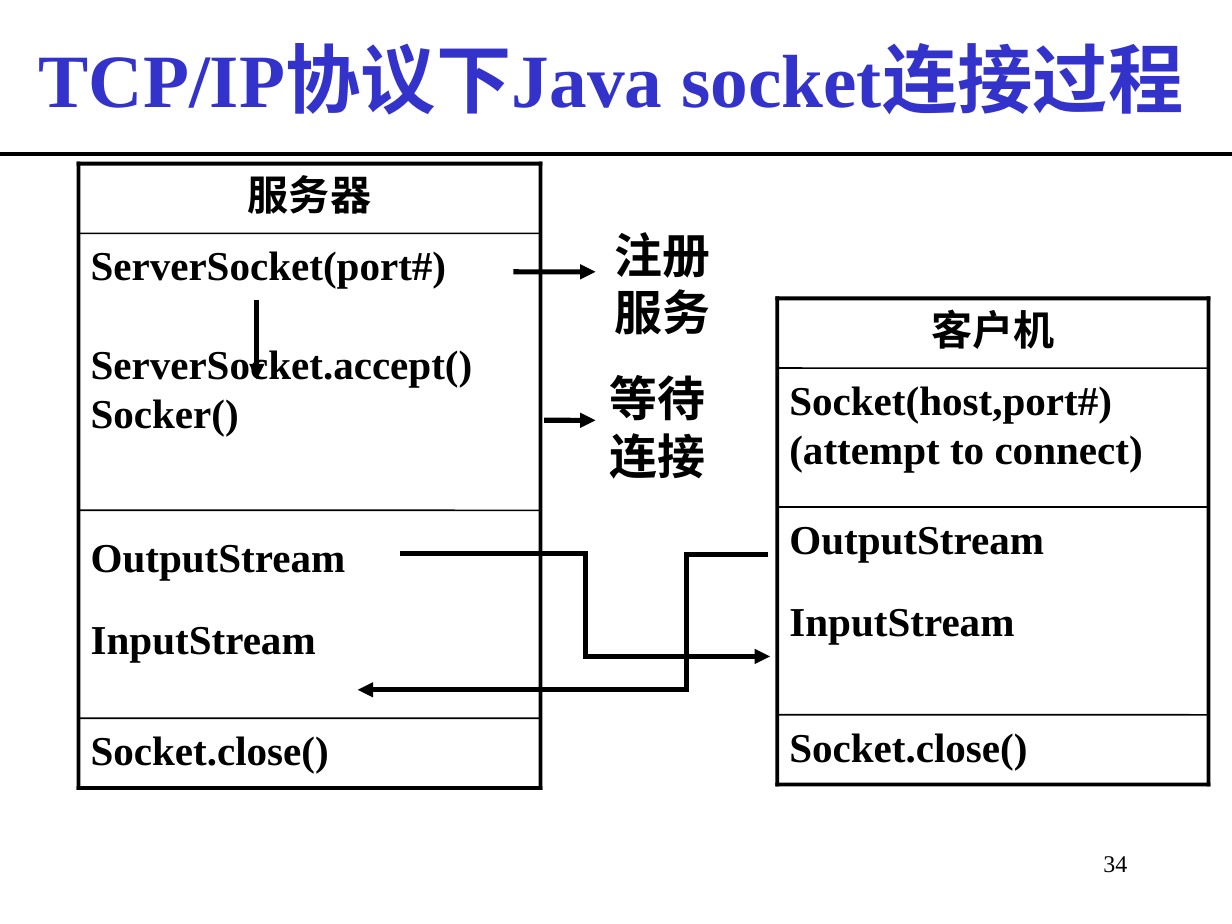
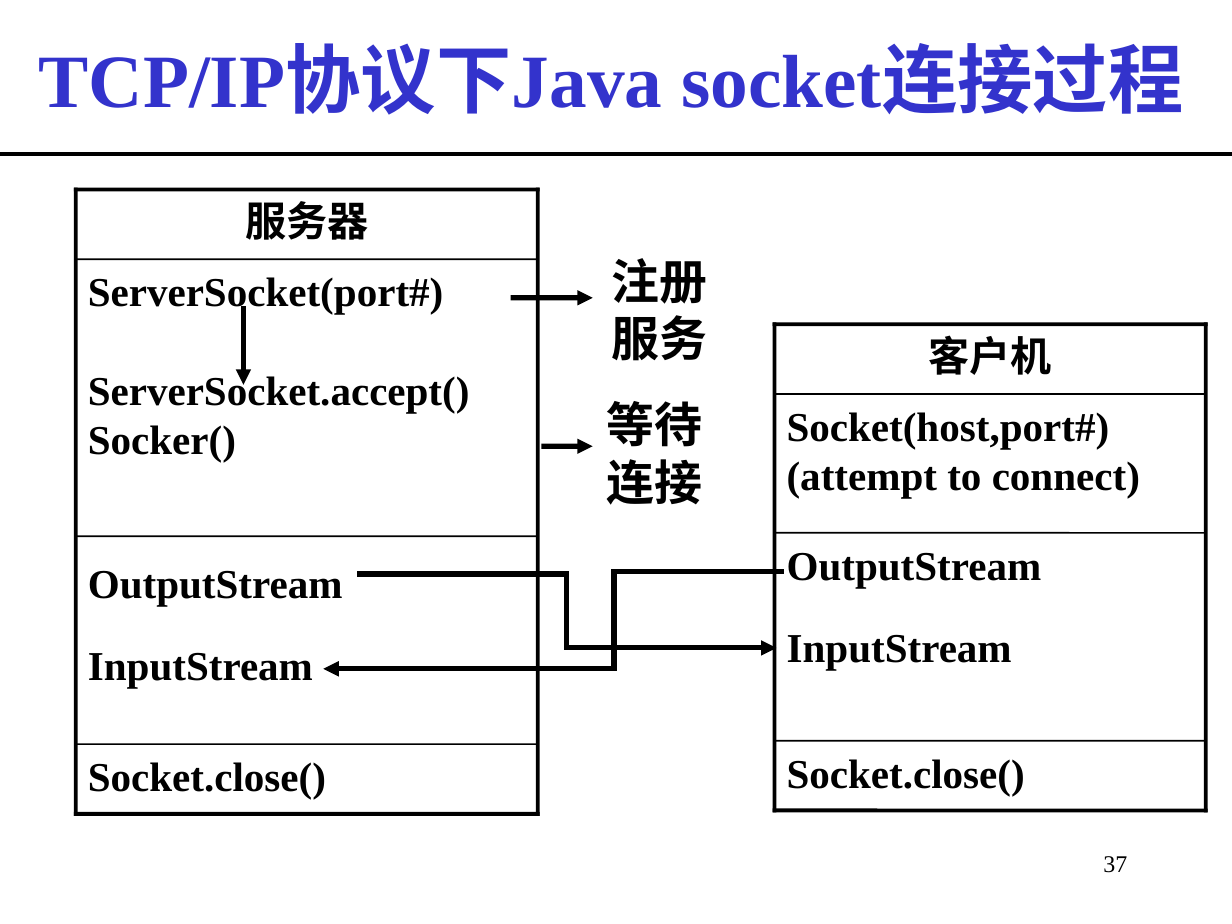
Before and after one commit to imwyw/Java, a slide deck: slide 37 of PPT/javaCh10_网络编程.ppt (slide 34 before the commit). Drawn at 1232x924 pixels with LibreOffice and Linux fonts; fonts in the diff are those of the drawing. Boxes give left, top, right and bottom in pixels: in the first picture for what was removed or moved away, otherwise in the second. Text is boxed around its words. In the diff, an @@ line names an element or a change of style, - is before the commit and + after.

```diff
--- a/PPT/javaCh10_网络编程.ppt
+++ b/PPT/javaCh10_网络编程.ppt
@@ freeform shape: place and size @@
-freeform shape at [257, 301, 257, 379]
+freeform shape at [244, 306, 244, 384]
@@ 8 lines, 4 texts, 2 arrows: place and size @@
-8 lines, 4 texts, 2 arrows at [79, 164, 1209, 788]
+8 lines, 4 texts, 2 arrows at [75, 190, 1206, 814]
@@ elbow arrow moved from (400, 553) - (770, 657) to (784, 572) - (323, 669) @@
@@ elbow arrow moved from (769, 554) - (357, 690) to (357, 574) - (776, 648) @@
@@ 6 texts, 6 lines: place and size @@
-6 texts, 6 lines at [609, 232, 1209, 785]
+6 texts, 6 lines at [606, 258, 1206, 811]
@@ page number at [1103, 856, 1127, 873]: text changed @@
-34
+37
```
Also in this commit, not shown: 1 other slide changed, 3 slides added.
